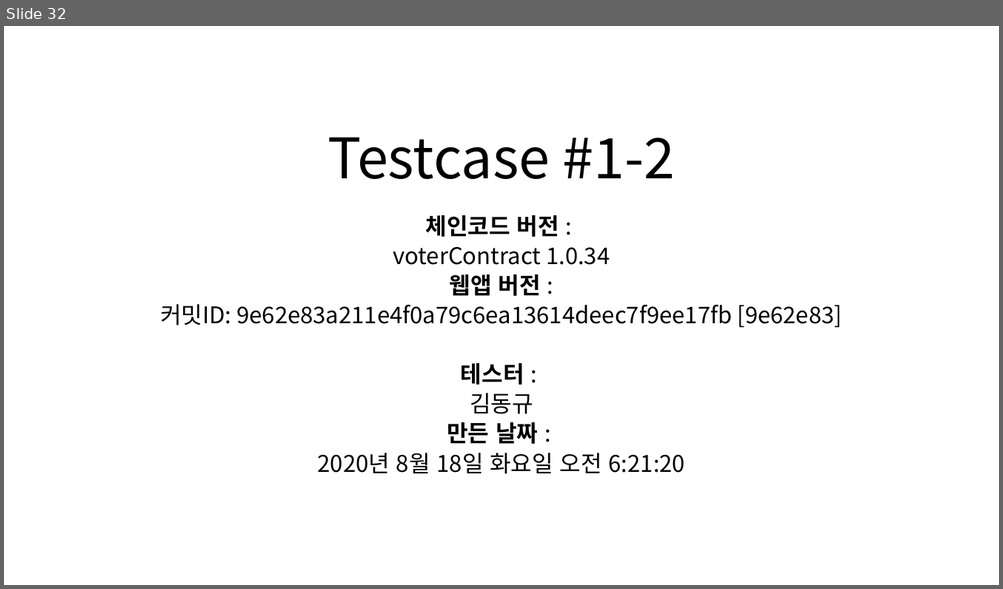
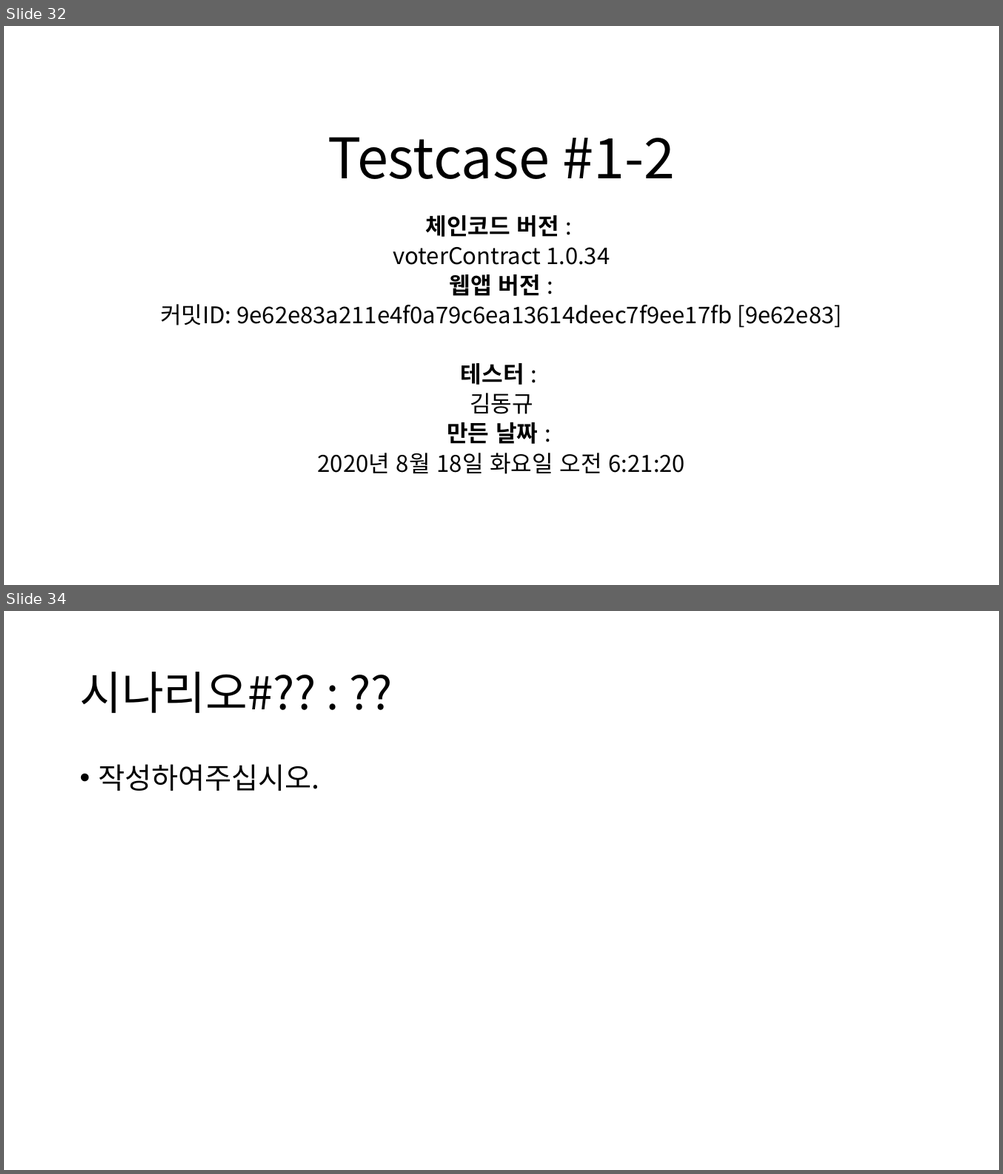
Before and after one commit to BL-UCKSS/evote-project, a slide deck: Document/Testcase/Testcase #1.pptx. Shown one above the other, each under a label of ours: slide 32 before the commit, slides 32 and 34 after it; the slides between them are not shown. The pictures are 1003x589 and 1003x1174 pixels, drawn with LibreOffice and Linux fonts; fonts in the diff are those of the drawing. Boxes give left, top, right and bottom in pixels: in the first picture for what was removed or moved away, otherwise in the second. Text is boxed around its words. In the diff, an @@ line names an element or a change of style, - is before the commit and + after.

```diff
--- a/Document/Testcase/Testcase #1.pptx
+++ b/Document/Testcase/Testcase #1.pptx
@@ slide 34 added at <box>4,611,999,1170</box>, background #FFFFFF @@
@@ title added at <box>79,672,316,713</box>, 44 pt, text #000000 @@
+시나리오#?? : ??
@@ text added at <box>99,764,320,791</box>, 28 pt, text #000000 @@
+• 작성하여주십시오.
```
Also in this commit, not shown: 2 slides changed, 2 other slides added.
